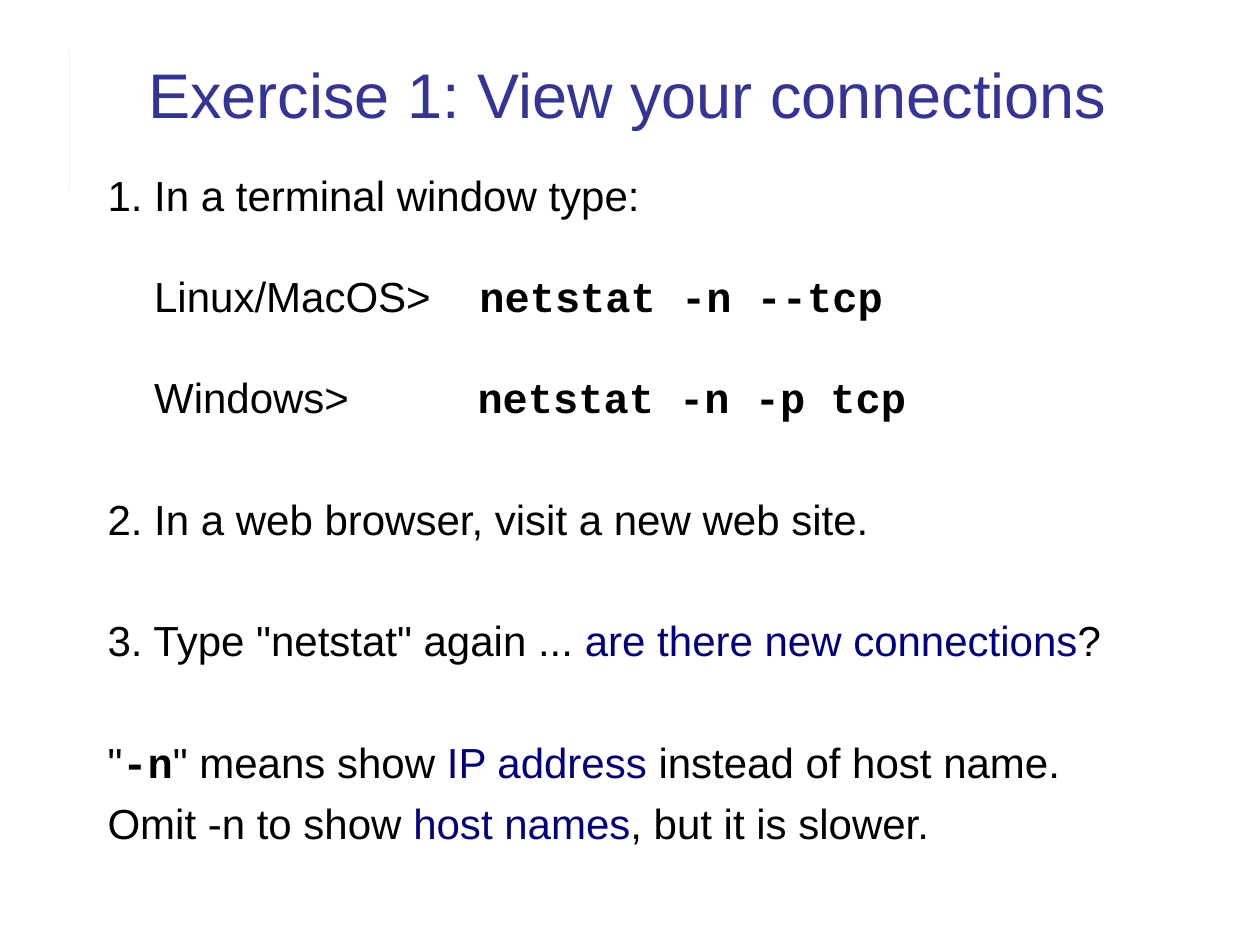
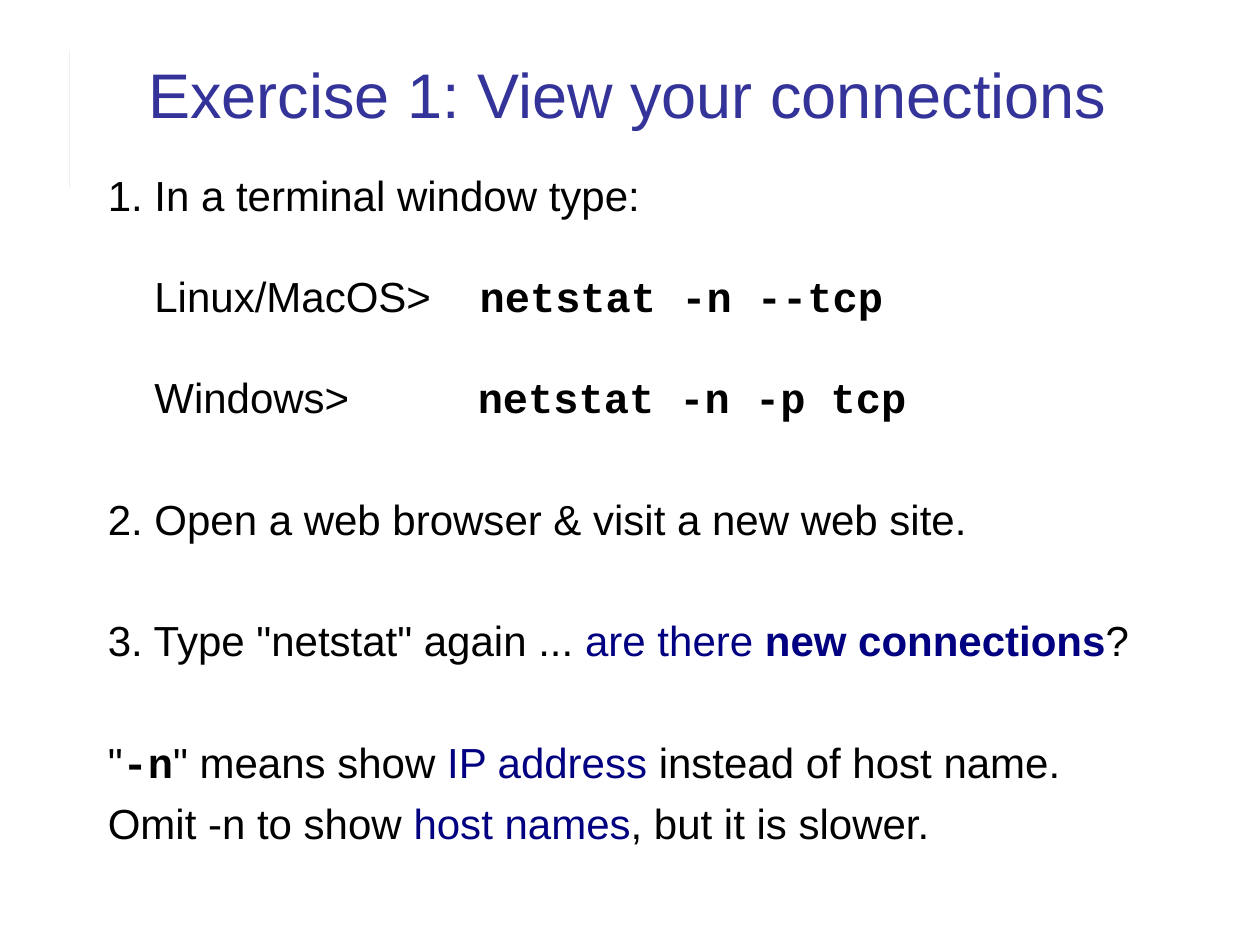
Before and after one commit to cpske/ISP, a slide deck: slide 13 of web/HTTP.ppt. Drawn at 1260x945 pixels with LibreOffice and Linux fonts; fonts in the diff are those of the drawing. Boxes give left, top, right and bottom in pixels: in the first picture for what was removed or moved away, otherwise in the second. Text is boxed around its words. In the diff, an @@ line names an element or a change of style, - is before the commit and + after.

```diff
--- a/web/HTTP.ppt
+++ b/web/HTTP.ppt
@@ text at (108, 180, 1129, 845): bold on in "new connections?" @@
@@ text at (108, 504, 966, 543): text changed @@
-2. In a web browser, visit a new web site.
+2. Open a web browser & visit a new web site.
```
Also in this commit, not shown: 29 other slides changed, 4 slides added, 1 other file.
